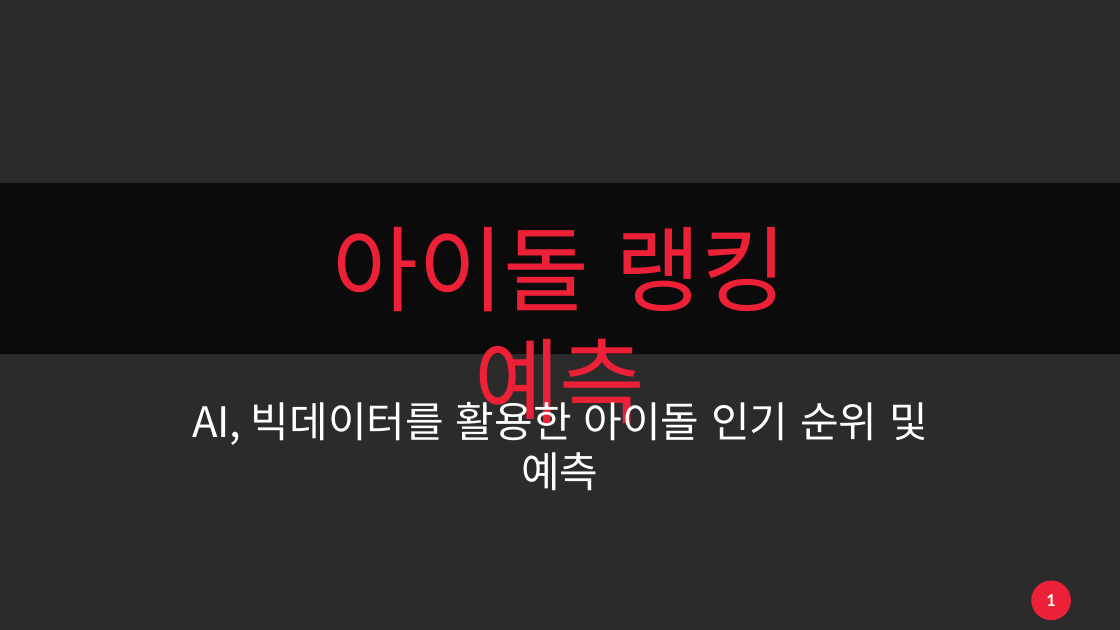
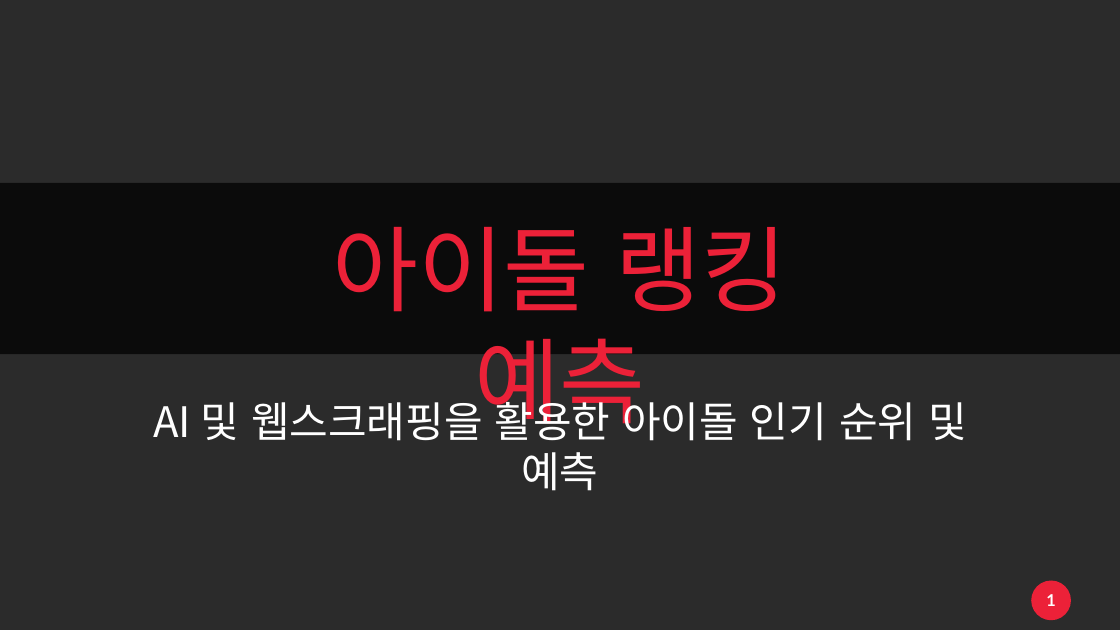
Before and after one commit to linkz73/idol_rank, a slide deck: slide 1 of 자료/프로젝트.pptx. Drawn at 1120x630 pixels with LibreOffice and Linux fonts; fonts in the diff are those of the drawing; background and template pictures are left out; a plain dark background stands for a picture behind light text. Boxes give left, top, right and bottom in pixels: in the first picture for what was removed or moved away, otherwise in the second. Text is boxed around its words. In the diff, an @@ line names an element or a change of style, - is before the commit and + after.

```diff
--- a/자료/프로젝트.pptx
+++ b/자료/프로젝트.pptx
@@ text at box(153, 395, 967, 441): text changed @@
-AI, 빅데이터를 활용한 아이돌 인기 순위 및 예측
+AI 및 웹스크래핑을 활용한 아이돌 인기 순위 및 예측
```
Also in this commit, not shown: 10 other slides changed.
